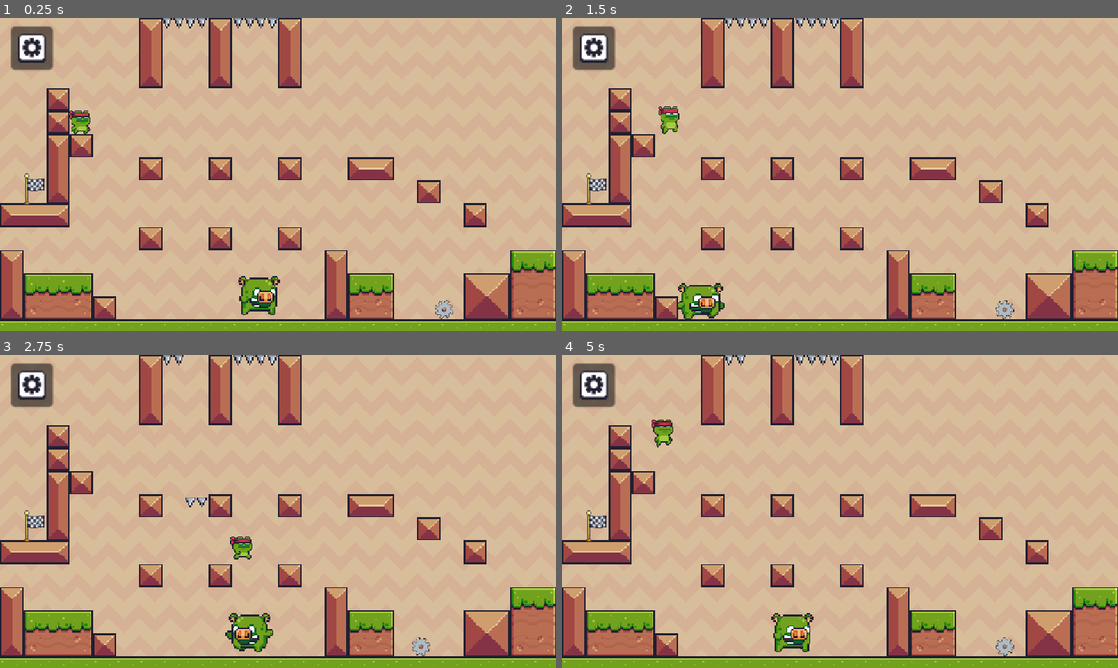
Above: before the commit, frames 1-4 (two rows, left to right).
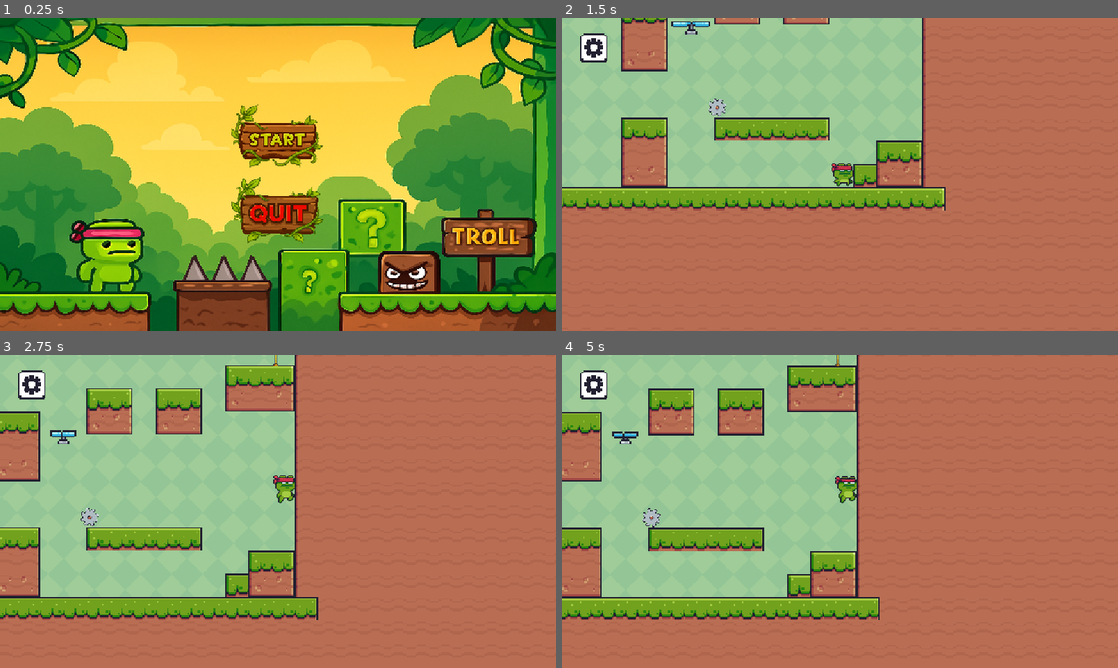
Above: after the commit, the same moments.

Repository: meri1405/Game-Troll-Godot
Game: Godot game, scene res://main.tscn
Same seed, same stepped clock (60 frames per second), same inputs: the game is played once before the commit and once after it. Before the commit the project starts from res://level_2.tscn.
Inputs (mouse positions are in pixels of both pictures, inside the frame that each line leads up to):
- Up to frame 1 (0.25 s): no input
- Up to frame 2 (1.5 s): click (840, 140) at 0.52 s; hold D (right) from 1.28 s (still down)
- Up to frame 3 (2.75 s): keep holding D (right); tap W (jump) at 1.52, 2.27 s
- Up to frame 4 (5 s): release D (right) at 2.78 s; hold A (left) 2.78-3.53 s; hold D (right) from 3.53 s (still down); tap W (jump) at 3.77, 4.52 s

The runs differ from the first frame. In frame 1, 100% of the frame differs, in the area x 0-100%, y 0-100%; in frame 2, 96%; in frame 3, 96%; in frame 4, 96%.

Commit message:
+ fixed level 2 player pos

Diff:
--- a/Level_2.tscn
+++ b/Level_2.tscn
@@ -247,7 +247,7 @@
 layer_0/tile_data = PackedInt32Array(917503, 393216, 0, 851992, 524288, 0, 851968, 458752, 0, 851969, 458752, 0, 851970 …(23806 unchanged characters)…
 
 [node name="CharacterBody2D" parent="." groups=["Player", "player"] instance=ExtResource("3_1n7cm")]
-position = Vector2(-808, -372)
+position = Vector2(-854, -82)
 
 [node name="PigMob" parent="." instance=ExtResource("4_kgqac")]
 position = Vector2(450, 578)
--- a/level_2.tscn
+++ b/level_2.tscn
@@ -247,7 +247,7 @@
 layer_0/tile_data = PackedInt32Array(917503, 393216, 0, 851992, 524288, 0, 851968, 458752, 0, 851969, 458752, 0, 851970 …(23806 unchanged characters)…
 
 [node name="CharacterBody2D" parent="." groups=["Player", "player"] instance=ExtResource("3_1n7cm")]
-position = Vector2(-808, -372)
+position = Vector2(-854, -82)
 
 [node name="PigMob" parent="." instance=ExtResource("4_kgqac")]
 position = Vector2(450, 578)
--- a/project.godot
+++ b/project.godot
@@ -11,7 +11,7 @@
 [application]
 
 config/name="Project-1"
-run/main_scene="uid://bl5ecus2o2nnf"
+run/main_scene="uid://dxmmwaa2m58ff"
 config/features=PackedStringArray("4.4", "Mobile")
 config/icon="res://icon.svg"
 
